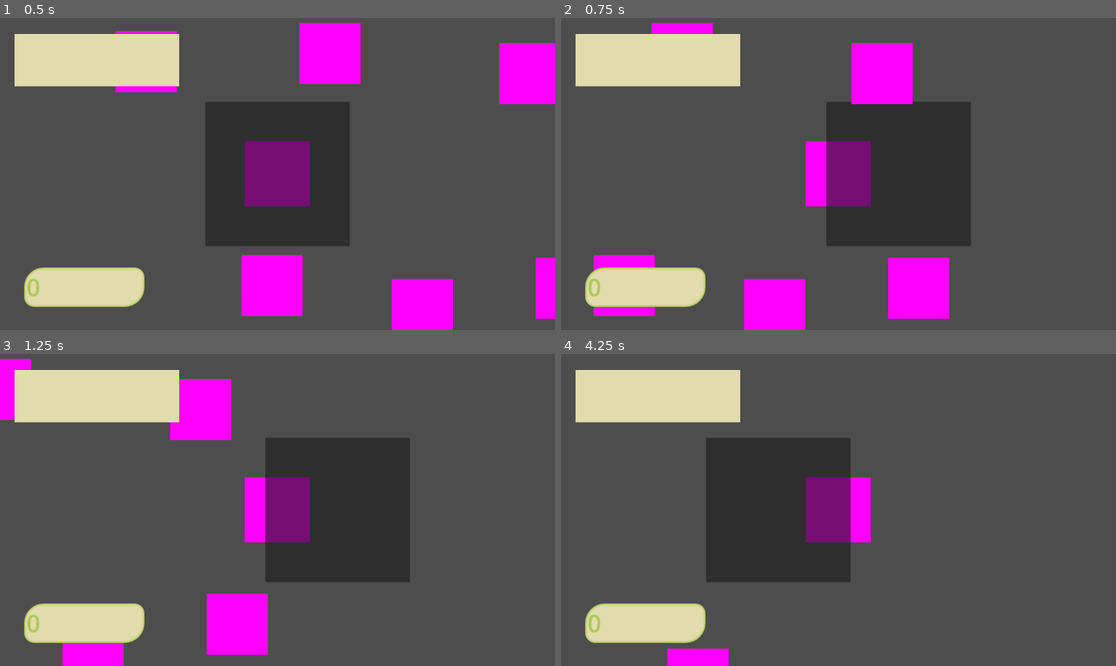
Above: before the commit, frames 1-4 (two rows, left to right).
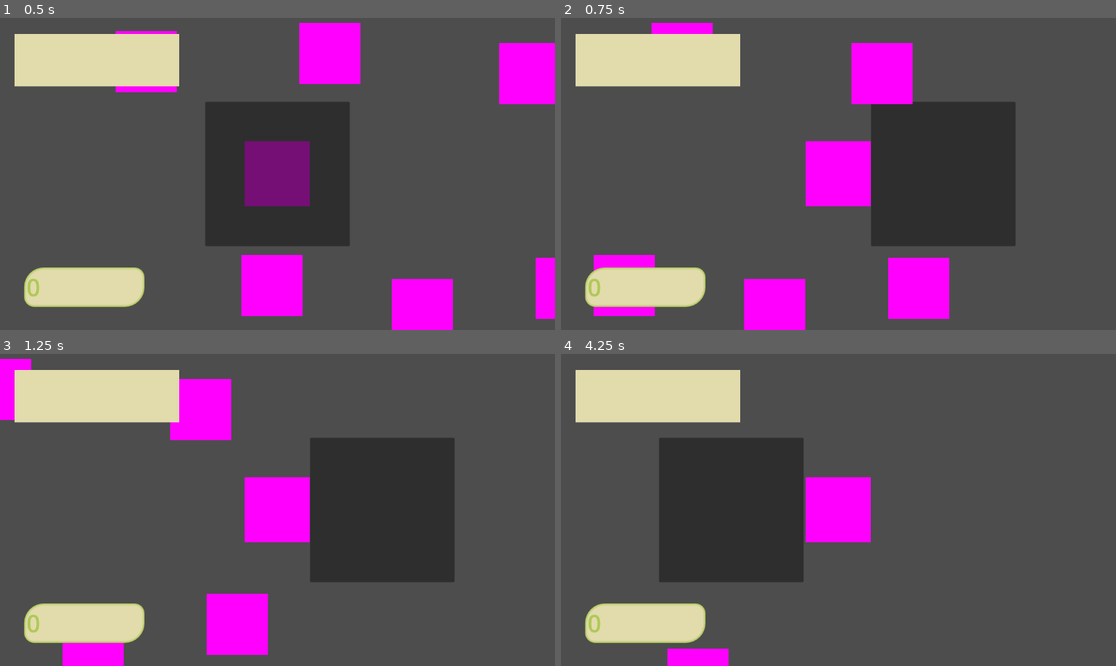
Above: after the commit, the same moments.

Repository: ThermobladeStudios/BambooBytes
Game: Godot game, scene res://world_map.tscn
Same seed, same stepped clock (60 frames per second), same inputs: the game is played once before the commit and once after it.
Inputs (mouse positions are in pixels of both pictures, inside the frame that each line leads up to):
- Up to frame 1 (0.5 s): no input
- Up to frame 2 (0.75 s): tap Enter at 0.5 s; move the mouse to (960, 158) at 0.52 s; hold D (Right) from 0.53 s (still down); hold Space (Dash) from 0.53 s (still down)
- Up to frame 3 (1.25 s): keep holding D (Right); keep holding Space (Dash)
- Up to frame 4 (4.25 s): move the mouse to (727, 525) at 1.27 s; release D (Right) at 1.28 s; release Space (Dash) at 1.28 s; hold S (Down) 1.28-2.03 s; click (727, 525) at 1.35 s; tap Space (Dash) at 1.55, 2, 3.05 s; move the mouse to (894, 441) at 2.02 s; hold D (Right) 2.03-2.78 s; hold Space (Dash) 2.03-2.78 s; move the mouse to (810, 572) at 2.77 s; hold W (Up) 2.78-3.53 s; tap Mouse wheel down (ScrollDown) at 2.85 s; move the mouse to (1005, 556) at 3.52 s; hold A (Left) from 3.53 s (still down); hold Space (Dash) from 3.53 s (still down); tap Mouse wheel up (ScrollUp) at 3.6 s; tap O (Debugadd) at 4.15 s

Frame 1 is identical in both runs. In frame 2, 7.4% of the frame differs, in the area x 47-82%, y 26-74%; in frame 3, 7.4%; in frame 4, 7.7%, in the area x 17-53%, y 26-74%.
Error before the commit: Invalid access to property or key 'transforms' on a base object of type 'CollisionShape2D'. (res://Player/Player.gd:17)

Commit message:
Fixed hit area issue
Change the position of the hit area accordingly

Diff:
--- a/BambooBytes/Player/Player.gd
+++ b/BambooBytes/Player/Player.gd
@@ -13,15 +13,17 @@
 var DashCooldown = false
 var DashDirection
 
-func _ready():
-	collisionShape.transforms
 
 func _physics_process(delta):
 
 	var input_direction = Vector2(Input.get_action_strength("Right") - Input.get_action_strength("Left") , Input.get_action_strength("Down") - Input.get_action_strength("Up")).normalized()
+	if(Input.is_action_just_pressed("Debugadd")):
+		collisionShape.shape.size += Vector2(10,10)
+	if(Input.is_action_just_pressed("Debugsubtract")):
+		collisionShape.shape.size -= Vector2(10,10)
 
 	if input_direction != Vector2.ZERO and !Dashing:
-		collision.position = input_direction * 125
+		collision.position = input_direction*($CollisionShape2D.shape.size)/2+ input_direction*(collisionShape.shape.size/2)
 
 	if Input.is_action_pressed("Dash") and !DashCooldown and input_direction != Vector2.ZERO:
 		Dashing = true
